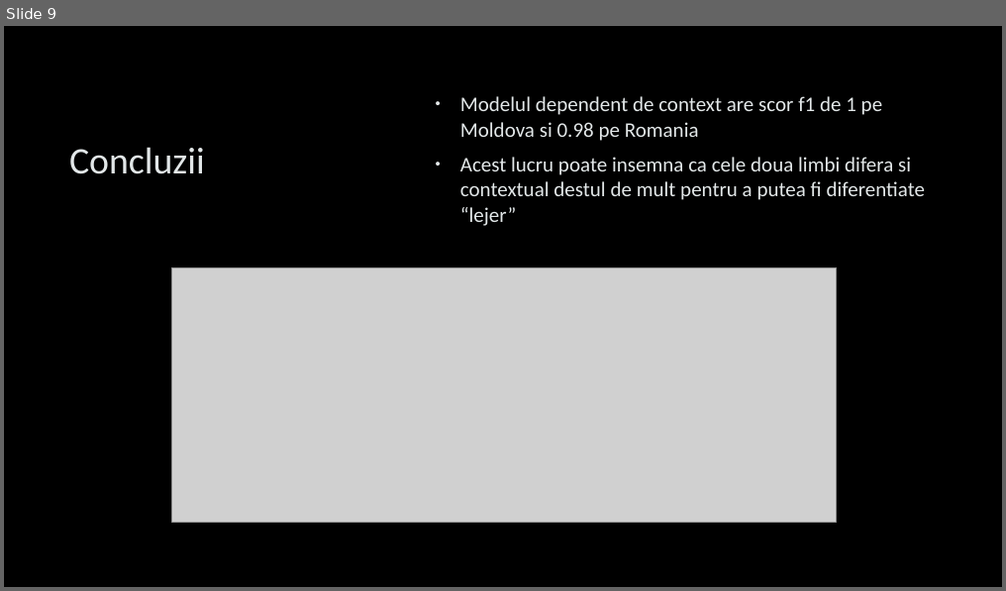
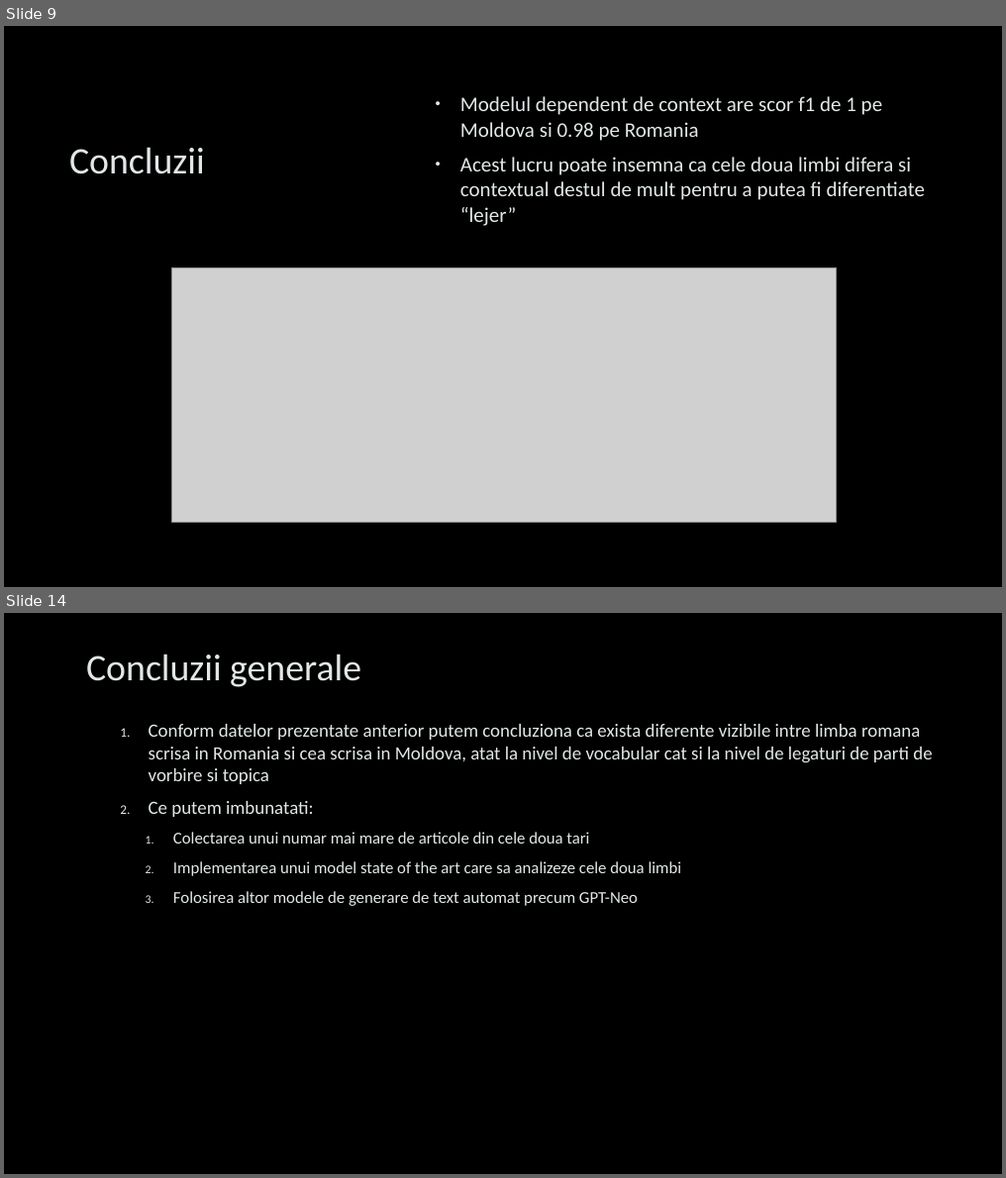
Before and after one commit to AlexTindeche/Romanian-Language-Study_Romania-Moldova, a slide deck: Presentation.pptx. Shown one above the other, each under a label of ours: slide 9 before the commit, slides 9 and 14 after it; the slides between them are not shown. The pictures are 1006x591 and 1006x1178 pixels, drawn with LibreOffice and Linux fonts; fonts in the diff are those of the drawing; grey boxes stand for pictures; background and template pictures are left out. Boxes give left, top, right and bottom in pixels: in the first picture for what was removed or moved away, otherwise in the second. Text is boxed around its words. In the diff, an @@ line names an element or a change of style, - is before the commit and + after.

```diff
--- a/Presentation.pptx
+++ b/Presentation.pptx
@@ slide 14 added at (x1=4, y1=613, x2=1002, y2=1174), background picture (left out) @@
@@ title added at (x1=86, y1=654, x2=361, y2=687), 36 pt, text #E2E7E8 @@
+Concluzii generale
@@ text added at (x1=149, y1=724, x2=932, y2=906), 18 pt, text #E2E7E8 @@
+  1. Conform datelor prezentate anterior putem concluziona ca exista diferente vizibile intre limba romana scrisa in Romania si cea scrisa in Moldova, atat la nivel de vocabular cat si la nivel de legaturi de parti de vorbire si topica
+  2. Ce putem imbunatati:
+    1. Colectarea unui numar mai mare de articole din cele doua tari
+    2. Implementarea unui model state of the art care sa analizeze cele doua limbi
+    3. Folosirea altor modele de generare de text automat precum GPT-Neo
```
Also in this commit, not shown: 2 slides changed, 4 other slides added, 2 other files.
